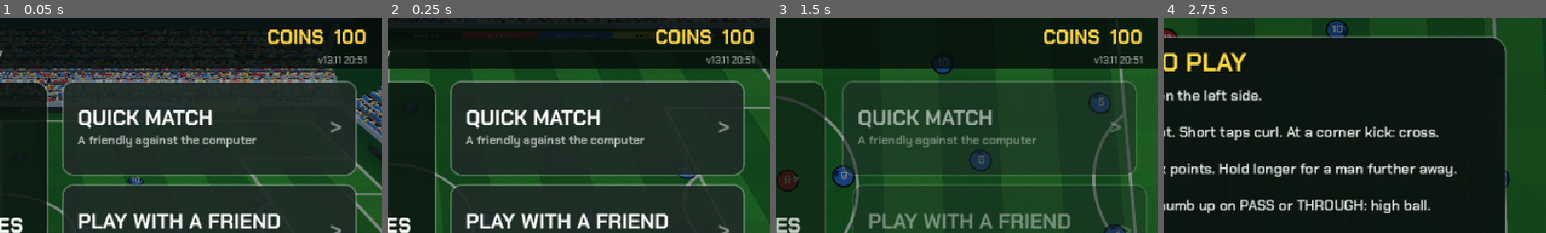
Above: before the commit, frames 1-4 (left to right).
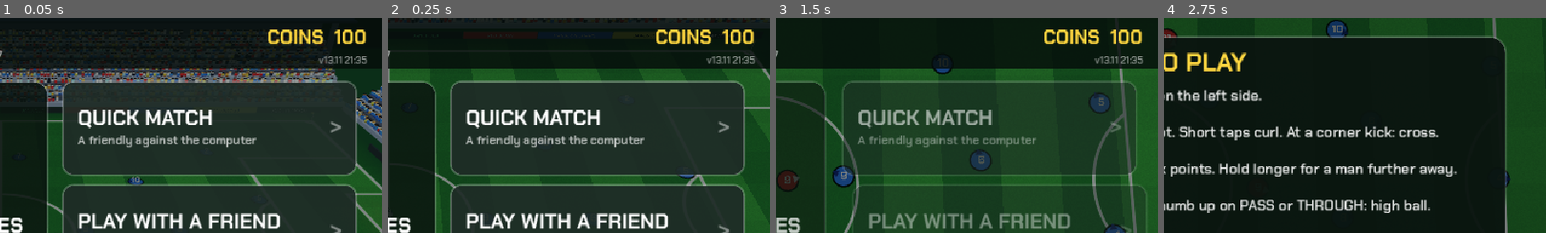
Above: after the commit, the same moments.

Repository: Woodmandk/Mini-Football
Game: Godot game, scene res://main.tscn
Same seed, same stepped clock (60 frames per second), same inputs: the game is played once before the commit and once after it.
Inputs:
- Up to frame 1 (0.05 s): no input
- Up to frame 2 (0.25 s): no input
- Up to frame 3 (1.5 s): click "PLAY" at 0.5 s; click "PLAY" at 1.25 s
- Up to frame 4 (2.75 s): click "PLAY MATCH" at 2 s
The pictures show only the part of the screen within x 50-100%, y 0-50%; the shares and areas given below are measured in that part.

The runs differ from the first frame. In frame 1, 0.3% of the frame differs, in the area x 83-96%, y 17-22%; in frame 2, 0.3%; in frame 3, 0.3%; in frame 4, nothing differs.

Commit message:
3D online: JSON on the wire, guest retries, stale calls no longer block the room (iPhone could not join)
Co-Authored-By: Claude Fable 5.2 <noreply@anthropic.com>
Claude-Session: https://claude.ai/code/session_01PwNi5dW2ZcTq4gDsggtf26

Diff:
--- a/godot3d/main.gd
+++ b/godot3d/main.gd
@@ -1612,7 +1612,7 @@
 				var em: String = str(m.get("m", ""))
 				if net.role == "guest" and not net.connected:
 					_to_menu()
-					hud.toast("Could not find that room" if em == "peer-unavailable" else "Connection problem (%s)" % em)
+					hud.toast("Could not find that room" if em == "peer-unavailable" else ("Could not connect. Try again, or switch between wifi and mobile data" if em == "timeout" else "Connection problem (%s)" % em))
 				elif net.role == "host" and em == "unavailable-id":
 					_action("host")
 
Not shown, changed: godot3d/version.txt
Not shown, changed: 3d/index.pck
